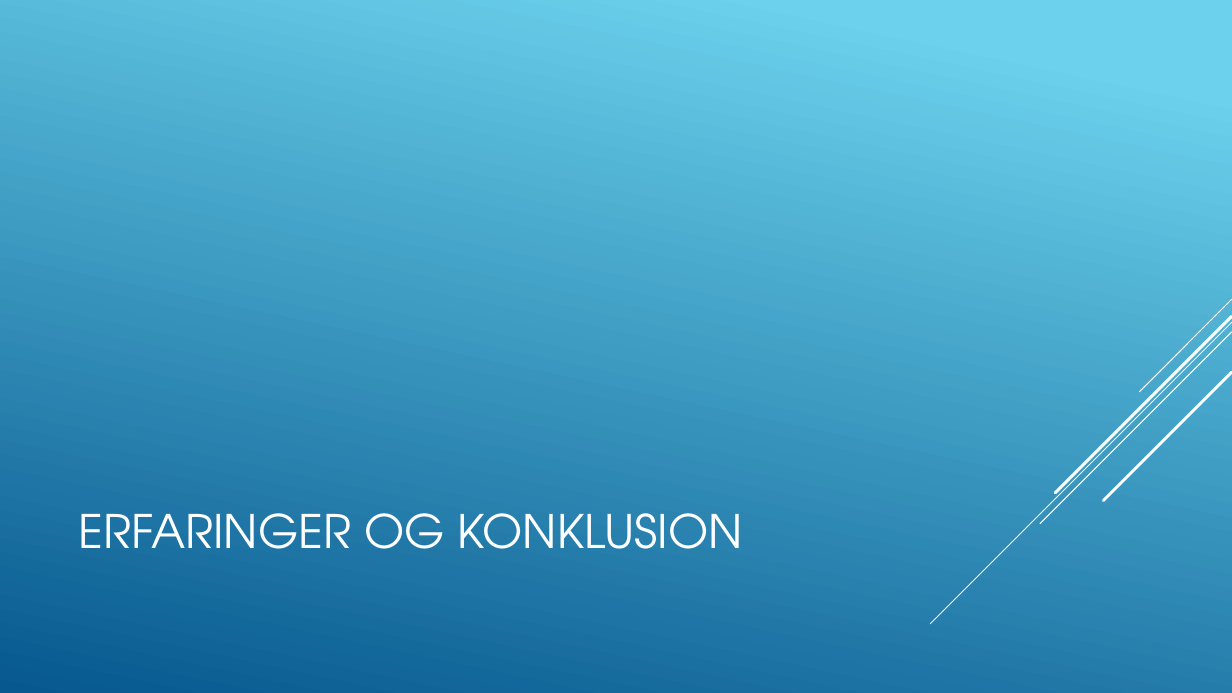
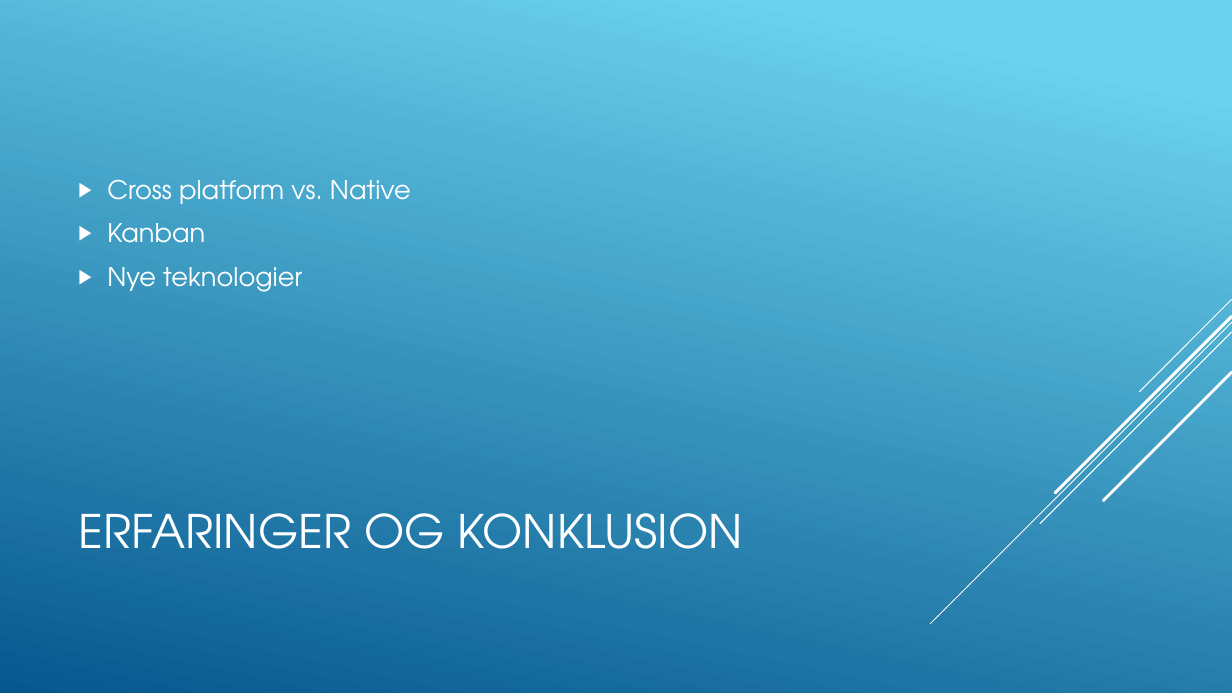
Before and after one commit to Msknudsen/Bachelor-TilsynRamboell-, a slide deck: slide 8 of Bachelor Præsentation.pptx (slide 7 before the commit). Drawn at 1232x693 pixels with LibreOffice and Linux fonts; fonts in the diff are those of the drawing. Boxes give left, top, right and bottom in pixels: in the first picture for what was removed or moved away, otherwise in the second. Text is boxed around its words. In the diff, an @@ line names an element or a change of style, - is before the commit and + after.

```diff
--- a/Bachelor Præsentation.pptx
+++ b/Bachelor Præsentation.pptx
@@ text added at <box>107,179,411,292</box>, 20 pt, text #FFFFFF @@
+▶ Cross platform vs. Native
+▶ Kanban
+▶ Nye teknologier
```
Also in this commit, not shown: 4 other slides changed, 3 slides added, 1 slide removed.
